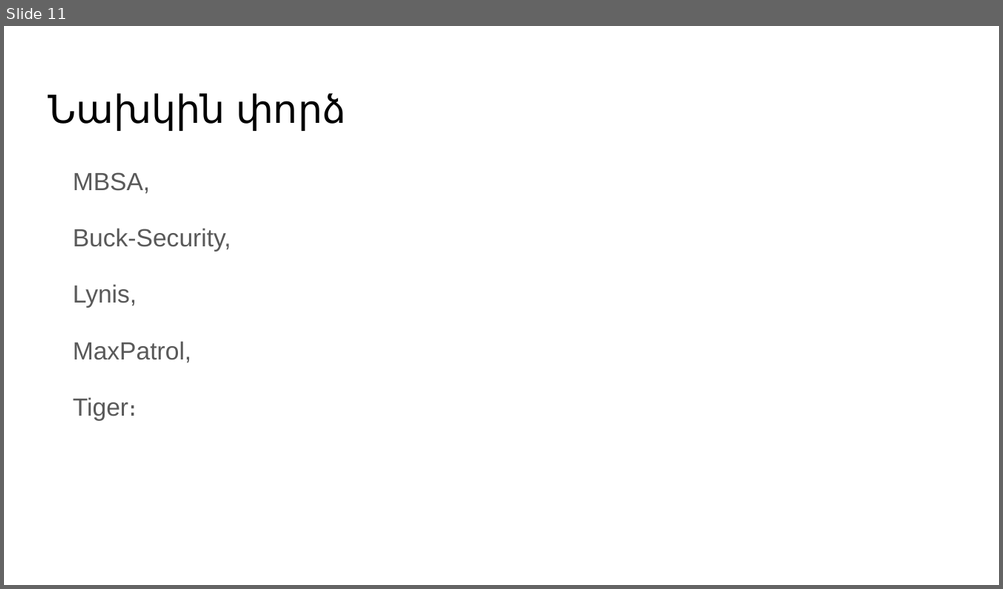
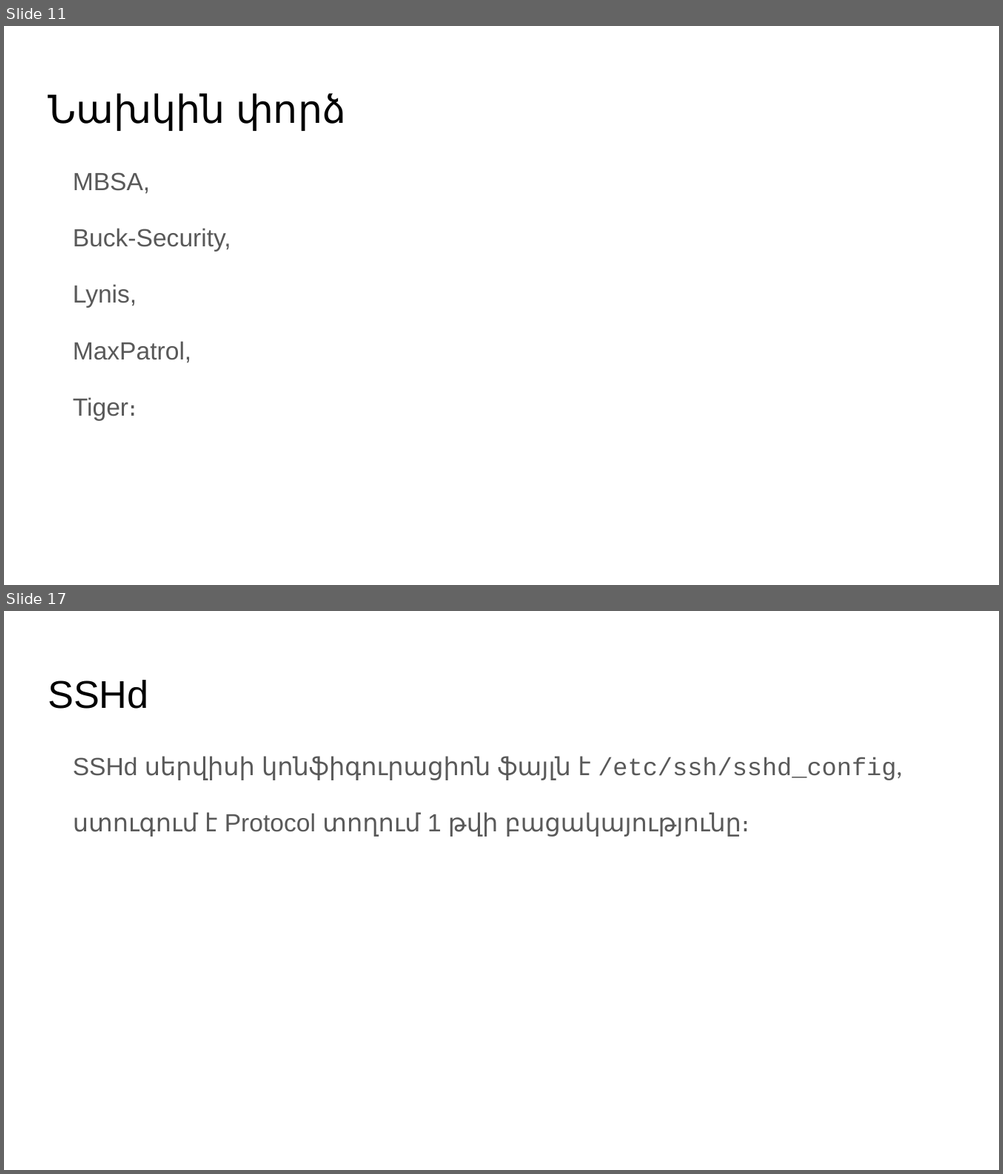
Before and after one commit to axper/lmap, a slide deck: tex/2016/presentation/presentation.pptx. Shown one above the other, each under a label of ours: slide 11 before the commit, slides 11 and 17 after it; the slides between them are not shown. The pictures are 1003x589 and 1003x1174 pixels, drawn with LibreOffice and Linux fonts; fonts in the diff are those of the drawing. Boxes give left, top, right and bottom in pixels: in the first picture for what was removed or moved away, otherwise in the second. Text is boxed around its words. In the diff, an @@ line names an element or a change of style, - is before the commit and + after.

```diff
--- a/tex/2016/presentation/presentation.pptx
+++ b/tex/2016/presentation/presentation.pptx
@@ slide 17 added at bbox=[4, 611, 999, 1170], background #FFFFFF @@
@@ title added at bbox=[48, 680, 148, 709], 28 pt, text #000000 @@
+SSHd
@@ text added at bbox=[73, 756, 902, 837], 18 pt, text #595959 @@
+SSHd սերվիսի կոնֆիգուրացիոն ֆայլն է /etc/ssh/sshd_config,
+ստուգում է Protocol տողում 1 թվի բացակայությունը։
```
Also in this commit, not shown: 7 slides changed, 5 other slides added, 2 other files.
